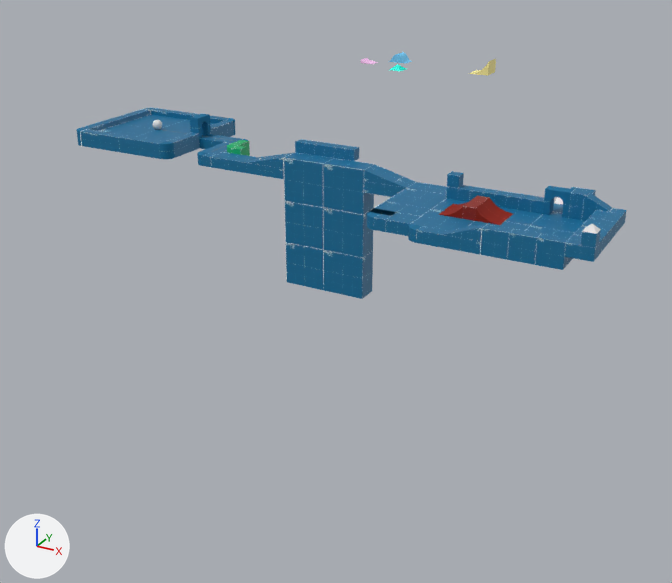
Renders of the glTF model public/assets/maze_platform_high.glb from each side of a commit.
One viewpoint serves both versions: a camera (50 mm lens) standing at (56.9, -78.4, 24.3) and looking at (9.2, 8.3, -19.0). Lighting does not change. The marker at lower left points along +X, +Y and +Z. The picture after the commit comes second. Where no turn or scale is listed for an object, it has been applied to the vertices.

Script lines for the objects in view, before the commit:
```python
me_wall__65 = bpy.data.meshes.new('Wall (65)')
me_wall__65.from_pydata(...)  # a box spanning x -0.5..0.5, y -0.5..0.5, z -0.5..0.5
me_wall__65.materials.append(mat_prototype_512x512_pink_1)  # its picture is missing
me_wall__7 = bpy.data.meshes.new('Wall (7)')
me_wall__7.from_pydata(...)  # a box spanning x -0.5..0.5, y -0.5..0.5, z -0.5..0.5
me_wall__7.materials.append(mat_prototype_512x512_blue2)
ob_cube__30 = bpy.data.objects.new('Cube (30)', me_wall__7)
ob_cube__30.parent = ob_floor
ob_cube__30.location = (42.91, -17.35, 1.012)
ob_cube__30.scale = (2.0, 1.0, 2.0)
ob_wall__59 = bpy.data.objects.new('Wall (59)', me_wall__7)
ob_wall__59.parent = ob_walls
ob_wall__59.location = (44.91, -10.85, 1.5)
ob_wall__59.scale = (2.0, 2.0, 1.0)
ob_wall__60 = bpy.data.objects.new('Wall (60)', me_wall__7)
ob_wall__60.parent = ob_walls
ob_wall__60.location = (44.91, -12.85, 1.5)
ob_wall__60.scale = (2.0, 2.0, 1.0)
ob_wall__61 = bpy.data.objects.new('Wall (61)', me_wall__7)
ob_wall__61.parent = ob_walls
ob_wall__61.location = (44.91, -14.85, 1.5)
ob_wall__61.scale = (2.0, 2.0, 1.0)
ob_wall__62 = bpy.data.objects.new('Wall (62)', me_wall__7)
ob_wall__62.parent = ob_walls
ob_wall__62.location = (44.91, -16.85, 1.5)
ob_wall__62.scale = (2.0, 2.0, 1.0)
ob_wall__65 = bpy.data.objects.new('Wall (65)', me_wall__65)
ob_wall__65.parent = ob_walls
ob_wall__65.location = (40.91, -5.351, 0.5)
ob_wall__65.scale = (2.0, 3.0, 1.0)
# also in view: 'Cube (9)' at (16.0, -9.0, -8.0); 'Cube (29)' at (39.0, -18.5, 1.0); 'Cube (8)' at (16.0, -9.0, -4.0); 'Cube.001' at (34.5, -18.5, 1.0); 'Cube (12)' at (20.0, -9.0, -8.0)
```
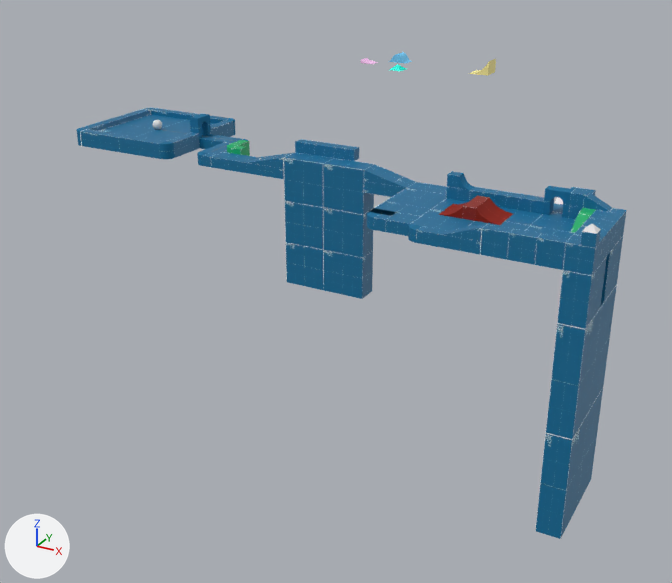
Pixel boxes (x1, y1, x2, y2) of what changed, in the pictures (672 x 583 px):
'Wall (72)', added (blue): after (546, 285, 617, 439)
'Wall (73)', added (blue): after (535, 388, 603, 539)
'Wall (70)', added (blue): after (557, 257, 607, 329)
'Wall (62)', moved, rescaled (48% taller): before (564, 234, 603, 262); after (563, 234, 603, 276)
'Wall (71)', added (blue): after (601, 236, 623, 303)
'Wall (60)', moved, rescaled (48% taller): before (582, 217, 617, 243); after (582, 217, 617, 256)
'Wall (59)', moved, rescaled (52% taller): before (590, 210, 623, 234); after (590, 210, 623, 247)
'Wall (61)', moved, rescaled (48% taller): before (574, 226, 610, 252); after (574, 226, 610, 265)
'Cube (31)', added: after (571, 211, 593, 233)
'concave_ramp_1x0_5x1__2_ (1)', added: after (458, 173, 474, 190)
'Wall (65)', moved (not visible before): after (580, 208, 595, 213)

The change in detail:
Material 'prototype_512x512_blue14' (mat_prototype_512x512_blue14) is new.
Uses the picture img_prototype_512x512_blue2.
Mesh me_cube__31 is new.
It has 8 vertices, 12 faces and spans x -0.5..0.5, y -1.0..1.0, z -1.0..1.0.
It uses material mat_prototype_512x512_green1.
Mesh me_concave_ramp_1x0_5x1__2___1 is new.
It has 16 vertices, 28 faces and spans x -1.0..0.0, y 0.0..1.0, z 0.0..0.998.
It uses material mat_prototype_512x512_blue14.
Object 'Wall (59)' (ob_wall__59) moves from (44.91, -10.85, 1.5) to (44.91, -10.85, 1.0).
Object 'Wall (59)' (ob_wall__59) is rescaled from (2.0, 2.0, 1.0) to (2.0, 2.0, 2.0).
Object 'Wall (60)' (ob_wall__60) moves from (44.91, -12.85, 1.5) to (44.91, -12.85, 1.0).
Object 'Wall (60)' (ob_wall__60) is rescaled from (2.0, 2.0, 1.0) to (2.0, 2.0, 2.0).
Object 'Wall (61)' (ob_wall__61) moves from (44.91, -14.85, 1.5) to (44.91, -14.85, 1.0).
Object 'Wall (61)' (ob_wall__61) is rescaled from (2.0, 2.0, 1.0) to (2.0, 2.0, 2.0).
Object 'Wall (62)' (ob_wall__62) moves from (44.91, -16.85, 1.5) to (44.91, -16.85, 1.0).
Object 'Wall (62)' (ob_wall__62) is rescaled from (2.0, 2.0, 1.0) to (2.0, 2.0, 2.0).
Object 'Wall (65)' (ob_wall__65) moves from (40.91, -5.351, 0.5) to (43.41, -10.35, 1.5).
Object 'Cube (31)' (ob_cube__31) is new; it shows me_cube__31.
Its location is (41.5, -13.0, 1.0).
Object 'concave_ramp_1x0_5x1__2_ (1)' (ob_concave_ramp_1x0_5x1__2___1) is new; it shows me_concave_ramp_1x0_5x1__2___1.
Its location is (32.0, -11.0, 2.0).
Object 'Wall (71)' (ob_wall__71) is new; it shows me_wall__7.
Its parent is ob_walls.
Its location is (44.91, -10.85, -2.0).
Its scale is (2.0, 4.0, 4.0).
Object 'Wall (73)' (ob_wall__73) is new; it shows me_wall__7.
Its parent is ob_walls.
Its location is (44.91, -13.35, -17.5).
Its scale is (2.0, 9.0, 9.0).
Object 'Wall (72)' (ob_wall__72) is new; it shows me_wall__7.
Its parent is ob_walls.
Its location is (44.91, -13.35, -8.5).
Its scale is (2.0, 9.0, 9.0).
Object 'Wall (70)' (ob_wall__70) is new; it shows me_wall__7.
Its parent is ob_walls.
Its location is (44.91, -15.85, -2.0).
Its scale is (2.0, 4.0, 4.0).
